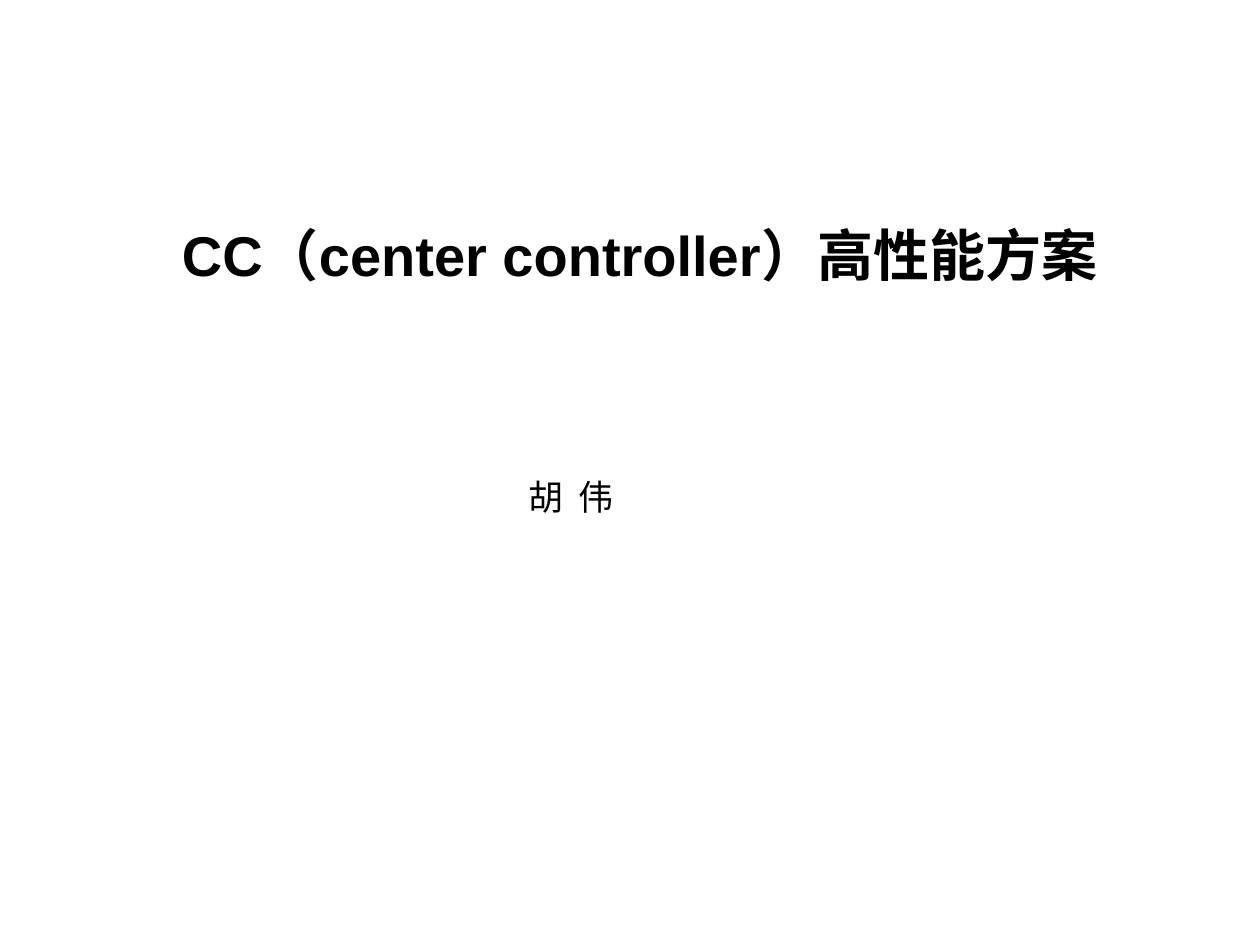
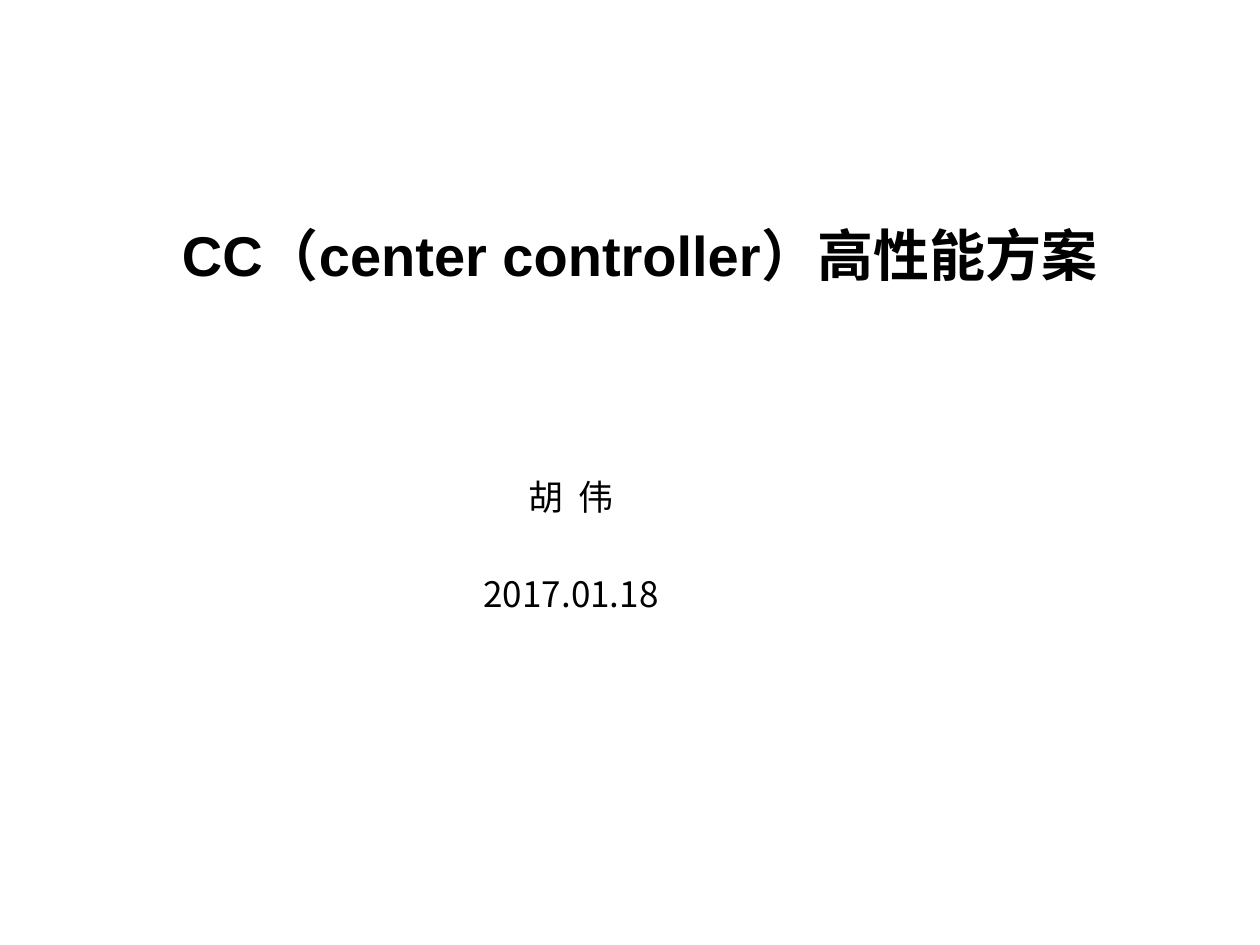
Before and after one commit to jackhugo/ITBag, a slide deck: slide 1 of share/CC（center controller）高性能方案-胡伟.ppt. Drawn at 1260x945 pixels with LibreOffice and Linux fonts; fonts in the diff are those of the drawing; background and template pictures are left out. Boxes give left, top, right and bottom in pixels: in the first picture for what was removed or moved away, otherwise in the second. Text is boxed around its words. In the diff, an @@ line names an element or a change of style, - is before the commit and + after.

Commit message:
update CC

```diff
--- a/share/CC（center controller）高性能方案-胡伟.ppt
+++ b/share/CC（center controller）高性能方案-胡伟.ppt
@@ subtitle at (484,581,659,608): paragraph added @@
+2017.01.18
```
Also in this commit, not shown: 1 other slide changed.
